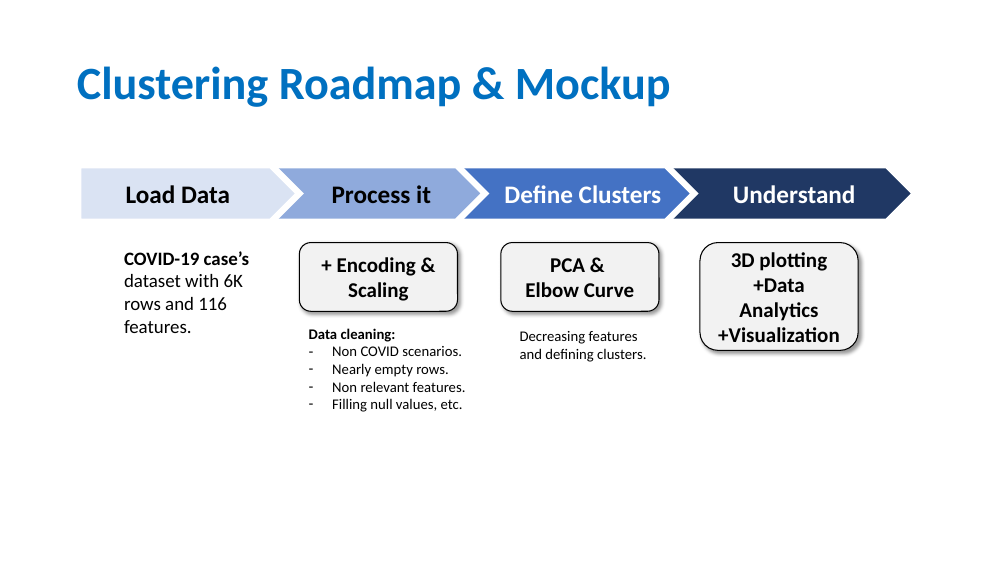
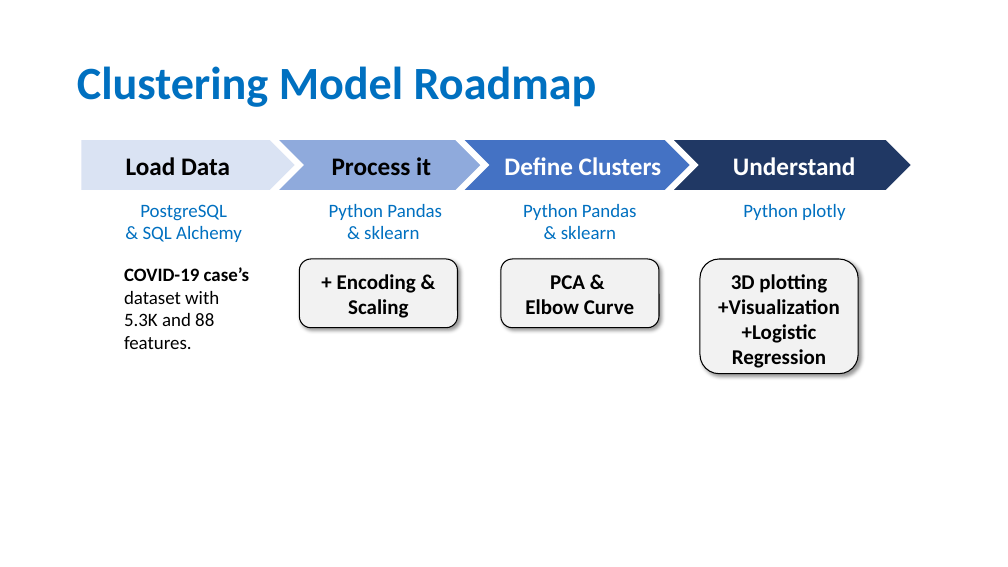
Before and after one commit to CharlyHdz13/Data_Analytics_Final_Project_T2, a slide deck: slide 2 of Clustering_Model_mockup.pptx. Drawn at 1008x567 pixels with LibreOffice and Linux fonts; fonts in the diff are those of the drawing. Boxes give left, top, right and bottom in pixels: in the first picture for what was removed or moved away, otherwise in the second. Text is boxed around its words. In the diff, an @@ line names an element or a change of style, - is before the commit and + after.

Commit message:
Adding Clustering Model descriptions to the README.

```diff
--- a/Clustering_Model_mockup.pptx
+++ b/Clustering_Model_mockup.pptx
@@ title at box(77, 66, 597, 107): text changed @@
-Clustering Roadmap & Mockup
+Clustering Model Roadmap
@@ 4 texts, 4 pentagon arrows: place and size @@
-4 texts, 4 pentagon arrows at box(78, 166, 916, 222)
+4 texts, 4 pentagon arrows at box(78, 137, 916, 194)
@@ text added at box(140, 204, 242, 242), 18 pt, text #0070C0 @@
+PostgreSQL
+& SQL Alchemy
@@ text added at box(329, 204, 442, 239), 18 pt, text #0070C0 @@
+Python Pandas & sklearn
@@ text added at box(523, 204, 637, 239), 18 pt, text #0070C0 @@
+Python Pandas & sklearn
@@ text added at box(743, 204, 845, 220), 18 pt, text #0070C0 @@
+Python plotly
@@ text at box(124, 267, 249, 349): text changed @@
-COVID-19 case’s dataset with 6K rows and 116 features.
+COVID-19 case’s dataset with 5.3K and 88 features.
@@ rounded rectangle "+ Encoding & Scaling": place and size @@
-rounded rectangle "+ Encoding & Scaling" at box(299, 243, 457, 312)
+rounded rectangle "+ Encoding & Scaling" at box(299, 259, 457, 328)
@@ rounded rectangle "PCA &": place and size @@
-rounded rectangle "PCA &" at box(501, 243, 659, 312)
+rounded rectangle "PCA &" at box(501, 259, 659, 328)
@@ rounded rectangle "3D plotting": place and size @@
-rounded rectangle "3D plotting" at box(700, 243, 858, 351)
+rounded rectangle "3D plotting" at box(700, 259, 858, 374)
@@ rounded rectangle "3D plotting" at box(700, 259, 858, 374): vertical alignment middle to top @@
@@ text in rounded rectangle at box(739, 278, 818, 321): paragraph removed @@
-+Data Analytics
@@ text removed at box(309, 328, 466, 412) @@
-Data cleaning:
-– Non COVID scenarios.
-– Nearly empty rows.
-– Non relevant features.
-– Filling null values, etc.
@@ text in rounded rectangle at box(732, 324, 826, 368): paragraph added @@
++Logistic Regression
@@ text removed at box(520, 331, 646, 362) @@
-Decreasing features and defining clusters.
```
Also in this commit, not shown: 6 other files.
